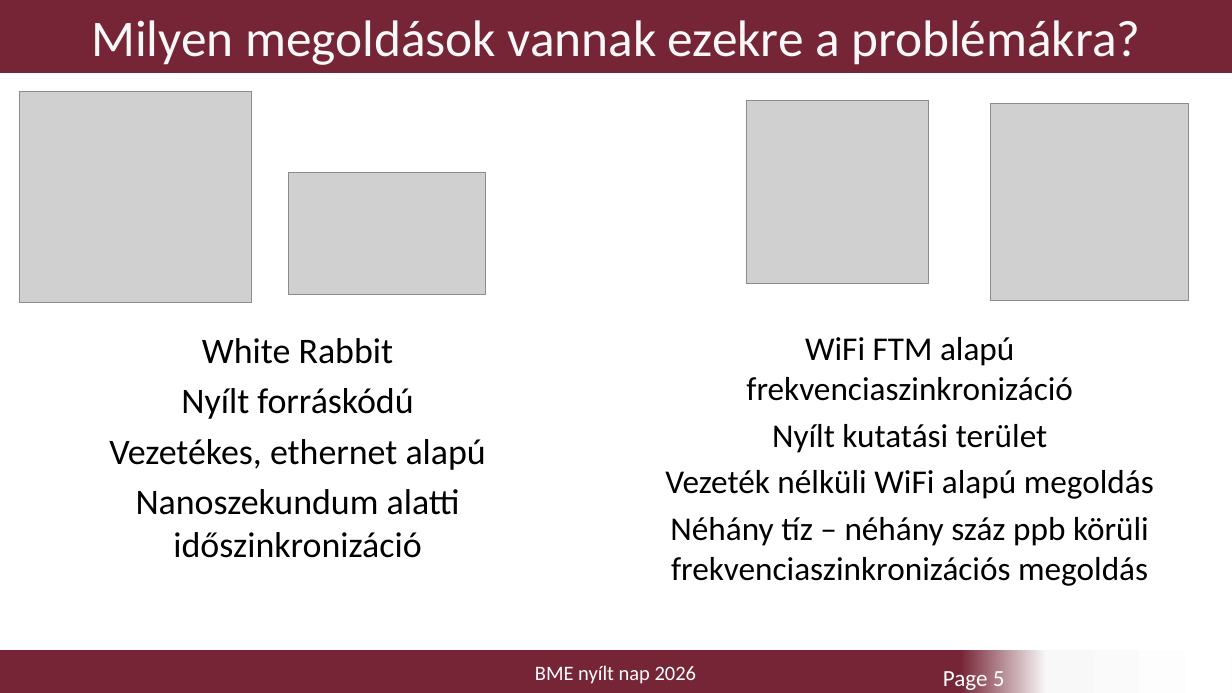
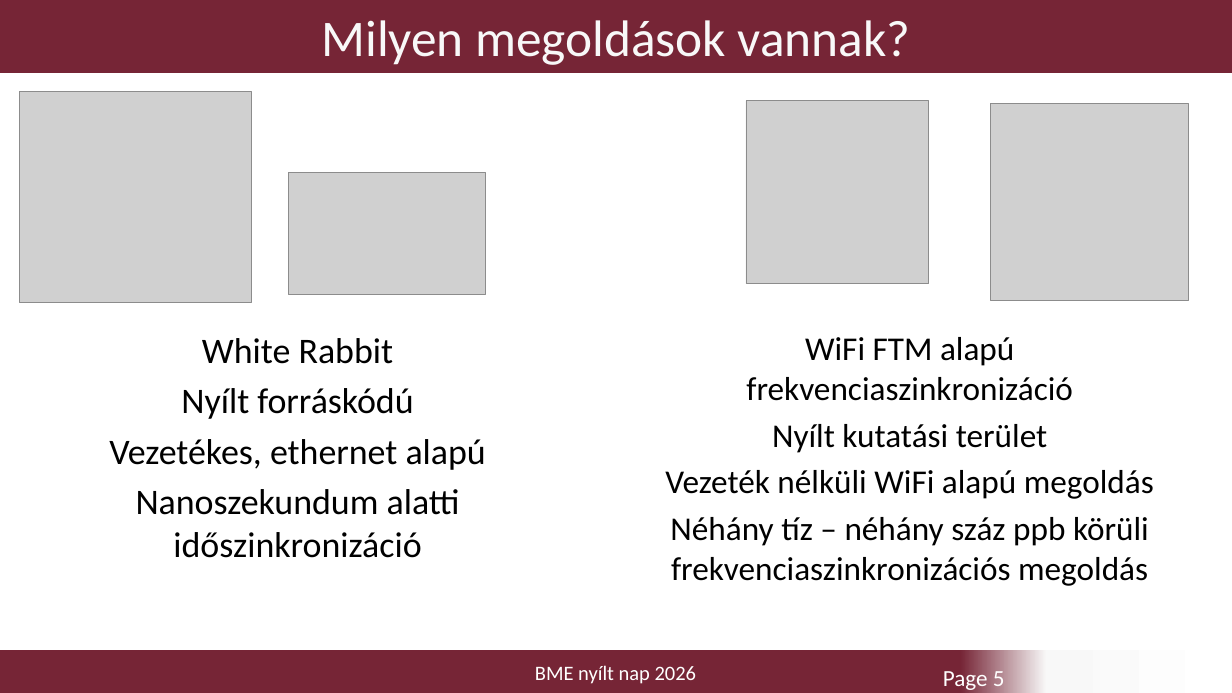
Before and after one commit to mineroni/FTMQuartzDriftDemonstrator, a slide deck: slide 5 of FTM_nyilt_nap.pptx. Drawn at 1232x693 pixels with LibreOffice and Linux fonts; fonts in the diff are those of the drawing; grey boxes stand for pictures; background and template pictures are left out. Boxes give left, top, right and bottom in pixels: in the first picture for what was removed or moved away, otherwise in the second. Text is boxed around its words. In the diff, an @@ line names an element or a change of style, - is before the commit and + after.

```diff
--- a/FTM_nyilt_nap.pptx
+++ b/FTM_nyilt_nap.pptx
@@ title at (321,20,910,65): text changed @@
-Milyen megoldások vannak ezekre a problémákra?
+Milyen megoldások vannak?
```
Also in this commit, not shown: 5 other slides changed, 2 slides removed.
